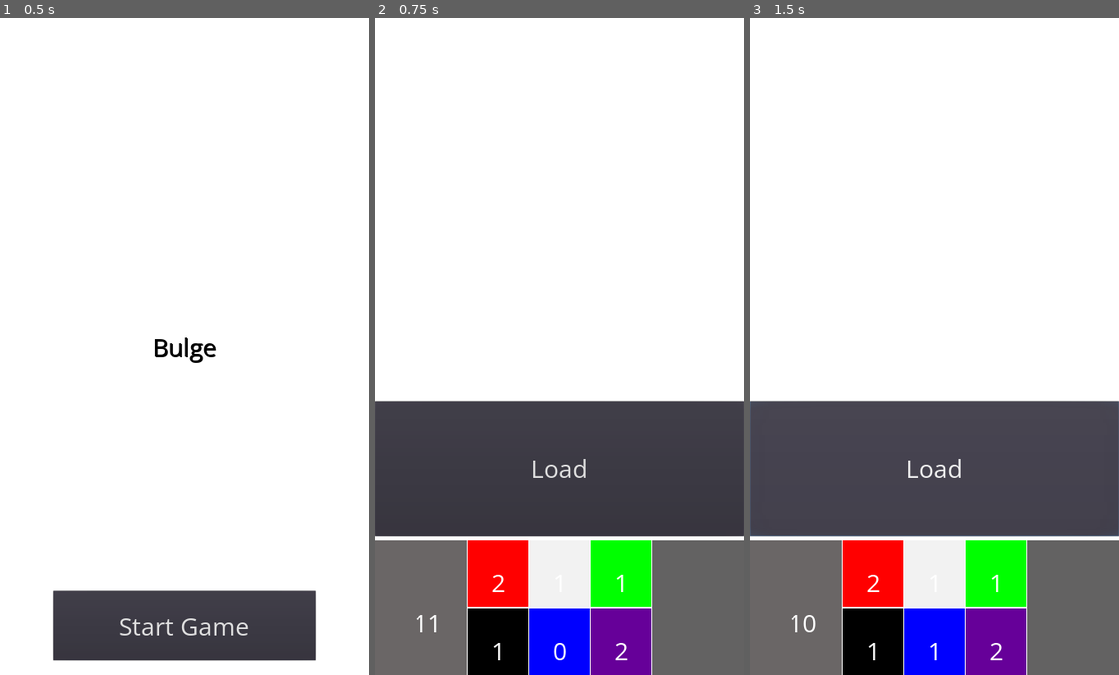
Above: before the commit, frames 1-3 (left to right).
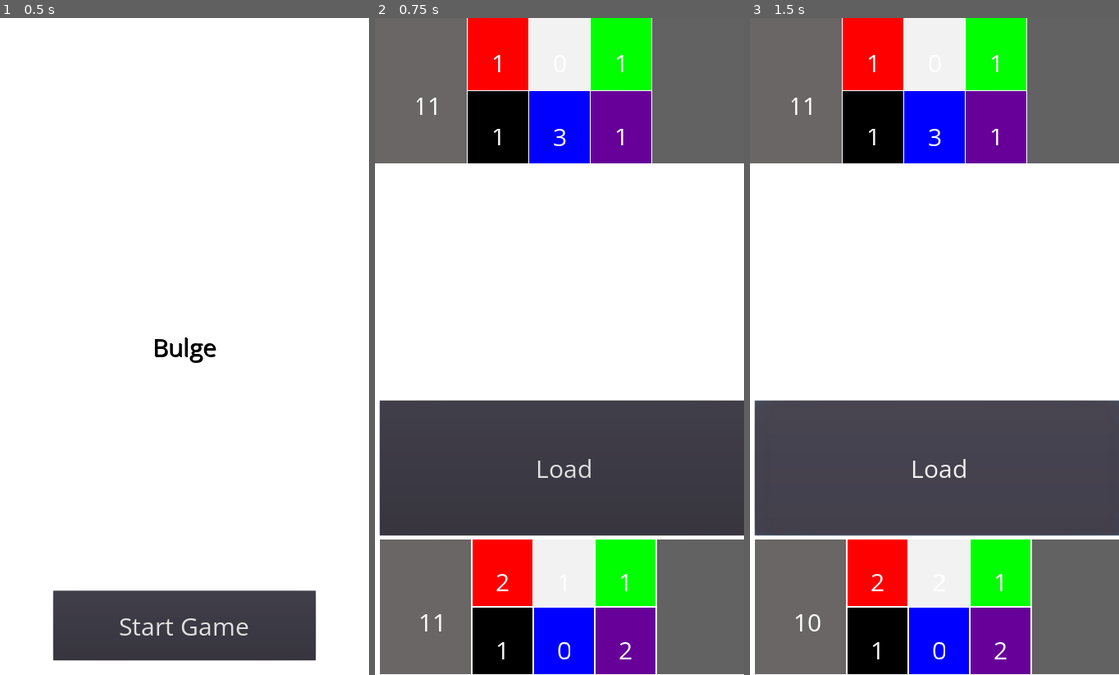
Above: after the commit, the same moments.

Repository: lieuzhenghong/bulge
Game: Godot game, scene res://TitleScreen.tscn
Two runs of this game, one before a commit and one after it. Both use one fixed random seed, a clock stepped at 60 frames per second and the inputs below.
Inputs:
- Up to frame 1 (0.5 s): no input
- Up to frame 2 (0.75 s): click "Start Game" at 0.5 s
- Up to frame 3 (1.5 s): click "Load" at 1.25 s

Frame 1 is identical in both runs. In frame 2, 23% of the frame differs, in the area x 0-100%, y 0-100%; in frame 3, 23%.
Error before the commit: Invalid call to function '_init'. Expected 2 arguments. (res://LoadTrigger.gd:0)

Commit message:
experimenting

Diff:
--- /dev/null
+++ b/ActivePlayer.tscn
@@ -0,0 +1,36 @@
+[gd_scene load_steps=4 format=2]
+
+[ext_resource path="res://Player.tscn" type="PackedScene" id=1]
+[ext_resource path="res://assets/OpenSans-VariableFont_wdth,wght.ttf" type="DynamicFontData" id=5]
+
+[sub_resource type="DynamicFont" id=1]
+size = 72
+font_data = ExtResource( 5 )
+
+[node name="ActivePlayer" instance=ExtResource( 1 )]
+
+[node name="ActionArea" type="VSplitContainer" parent="." index="0"]
+margin_right = 1080.0
+margin_bottom = 394.0
+size_flags_horizontal = 3
+size_flags_vertical = 3
+
+[node name="LoadButton" type="Button" parent="ActionArea" index="0"]
+margin_right = 1080.0
+margin_bottom = 394.0
+custom_fonts/font = SubResource( 1 )
+text = "Load"
+
+[node name="HandArea" parent="." index="1"]
+margin_top = 406.0
+
+[node name="Deck" parent="HandArea" index="0"]
+margin_bottom = 394.0
+
+[node name="Hand" parent="HandArea" index="1"]
+margin_bottom = 394.0
+
+[node name="DiscardPile" parent="HandArea" index="2"]
+margin_bottom = 394.0
+
+[connection signal="pressed" from="ActionArea/LoadButton" to="." method="_on_LoadButton_pressed"]
--- a/GameGlobals.tscn
+++ b/GameGlobals.tscn
@@ -3,7 +3,15 @@
 [ext_resource path="res://GameGlobals.gd" type="Script" id=1]
 [ext_resource path="res://Stack.gd" type="Script" id=2]
 [ext_resource path="res://Trigger.gd" type="Script" id=3]
-[ext_resource path="res://LoadTrigger.gd" type="Script" id=4]
+
+[sub_resource type="GDScript" id=1]
+script/source = "extends \"Trigger.gd\"
+
+func resolve():
+	#PlayerNode.getDrawPile.load
+	# emit signal
+	pass
+"
 
 [node name="GameGlobals" type="Node"]
 script = ExtResource( 1 )
@@ -15,4 +23,4 @@
 script = ExtResource( 3 )
 
 [node name="LoadTrigger" type="Node" parent="Trigger"]
-script = ExtResource( 4 )
+script = SubResource( 1 )
--- a/Hand.gd
+++ b/Hand.gd
@@ -2,6 +2,7 @@
 
 # Called when the node enters the scene tree for the first time.
 func _ready():
+	self.contents = [0,0,0,0,0,0]
 	$GridContainer/RedManaButton.color = Color(1, 0, 0, 1)
 	$GridContainer/WhiteManaButton.color = Color(0.95, 0.95, 0.95, 1)
 	$GridContainer/GreenManaButton.color = Color(0, 1, 0, 1)
--- a/LoadTrigger.gd
+++ b/LoadTrigger.gd
@@ -6,4 +6,4 @@
 	var mana = $HandArea/Hand.receive_mana($HandArea/Deck.give_random_mana())
 	if mana == -1:
 		return
-	emit_signal("load_resolved")
+	emit_signal("load_resolved", get_parent().name)
--- a/Main.tscn
+++ b/Main.tscn
@@ -1,7 +1,8 @@
-[gd_scene load_steps=3 format=2]
+[gd_scene load_steps=4 format=2]
 
 [ext_resource path="res://Main.gd" type="Script" id=1]
-[ext_resource path="res://Player.tscn" type="PackedScene" id=3]
+[ext_resource path="res://ActivePlayer.tscn" type="PackedScene" id=2]
+[ext_resource path="res://OpponentPlayer.tscn" type="PackedScene" id=3]
 
 [node name="Control" type="Control"]
 anchor_right = 1.0
@@ -13,8 +14,11 @@
 margin_bottom = 1920.0
 rect_min_size = Vector2( 1080, 1920 )
 
-[node name="Player" parent="ColorRect" instance=ExtResource( 3 )]
-anchor_top = 1.0
-anchor_bottom = 1.0
-margin_top = -800.0
-margin_bottom = 0.0
+[node name="ActivePlayer" parent="ColorRect" instance=ExtResource( 2 )]
+margin_left = -526.0
+margin_top = 1118.0
+margin_right = 554.0
+margin_bottom = 1918.0
+
+[node name="OpponentPlayer" parent="ColorRect" instance=ExtResource( 3 )]
+margin_bottom = 424.0
--- /dev/null
+++ b/OpponentPlayer.tscn
@@ -0,0 +1,5 @@
+[gd_scene load_steps=2 format=2]
+
+[ext_resource path="res://Player.tscn" type="PackedScene" id=1]
+
+[node name="OpponentPlayer" instance=ExtResource( 1 )]
--- a/Player.gd
+++ b/Player.gd
@@ -28,4 +28,5 @@
 
 
 func _on_LoadButton_pressed():
+	print("LoadButton Pressed!!")
 	load_mana()
--- a/Player.tscn
+++ b/Player.tscn
@@ -1,15 +1,10 @@
-[gd_scene load_steps=8 format=2]
+[gd_scene load_steps=6 format=2]
 
 [ext_resource path="res://Deck.tscn" type="PackedScene" id=1]
 [ext_resource path="res://Hand.tscn" type="PackedScene" id=2]
 [ext_resource path="res://DiscardPile.tscn" type="PackedScene" id=3]
 [ext_resource path="res://Player.gd" type="Script" id=4]
-[ext_resource path="res://assets/OpenSans-VariableFont_wdth,wght.ttf" type="DynamicFontData" id=5]
 [ext_resource path="res://LoadTrigger.gd" type="Script" id=6]
-
-[sub_resource type="DynamicFont" id=1]
-size = 72
-font_data = ExtResource( 5 )
 
 [node name="Player" type="VSplitContainer"]
 anchor_left = 0.5
@@ -19,20 +14,7 @@
 margin_bottom = 800.0
 script = ExtResource( 4 )
 
-[node name="ActionArea" type="VSplitContainer" parent="."]
-margin_right = 1080.0
-margin_bottom = 394.0
-size_flags_horizontal = 3
-size_flags_vertical = 3
-
-[node name="LoadButton" type="Button" parent="ActionArea"]
-margin_right = 1080.0
-margin_bottom = 394.0
-custom_fonts/font = SubResource( 1 )
-text = "Load"
-
 [node name="HandArea" type="HBoxContainer" parent="."]
-margin_top = 406.0
 margin_right = 1080.0
 margin_bottom = 800.0
 size_flags_horizontal = 3
@@ -40,7 +22,7 @@
 
 [node name="Deck" parent="HandArea" instance=ExtResource( 1 )]
 margin_right = 268.0
-margin_bottom = 394.0
+margin_bottom = 800.0
 size_flags_horizontal = 3
 size_flags_vertical = 3
 color = Color( 0.415686, 0.4, 0.4, 1 )
@@ -48,7 +30,7 @@
 [node name="Hand" parent="HandArea" instance=ExtResource( 2 )]
 margin_left = 272.0
 margin_right = 808.0
-margin_bottom = 394.0
+margin_bottom = 800.0
 size_flags_horizontal = 3
 size_flags_vertical = 3
 size_flags_stretch_ratio = 2.0
@@ -56,12 +38,10 @@
 [node name="DiscardPile" parent="HandArea" instance=ExtResource( 3 )]
 margin_left = 812.0
 margin_right = 1080.0
-margin_bottom = 394.0
+margin_bottom = 800.0
 size_flags_horizontal = 3
 size_flags_vertical = 3
 color = Color( 0.388235, 0.384314, 0.384314, 1 )
 
 [node name="LoadTrigger" type="Node" parent="."]
 script = ExtResource( 6 )
-
-[connection signal="pressed" from="ActionArea/LoadButton" to="." method="_on_LoadButton_pressed"]
--- a/Trigger.gd
+++ b/Trigger.gd
@@ -5,9 +5,4 @@
 	pass # Replace with function body.
 
 func resolve():
-	self.function.call()
-	self.signal.emit()
-
-func _init(function, fnsignal):
-	self.function = function
-	self.signal = fnsignal
+	pass
